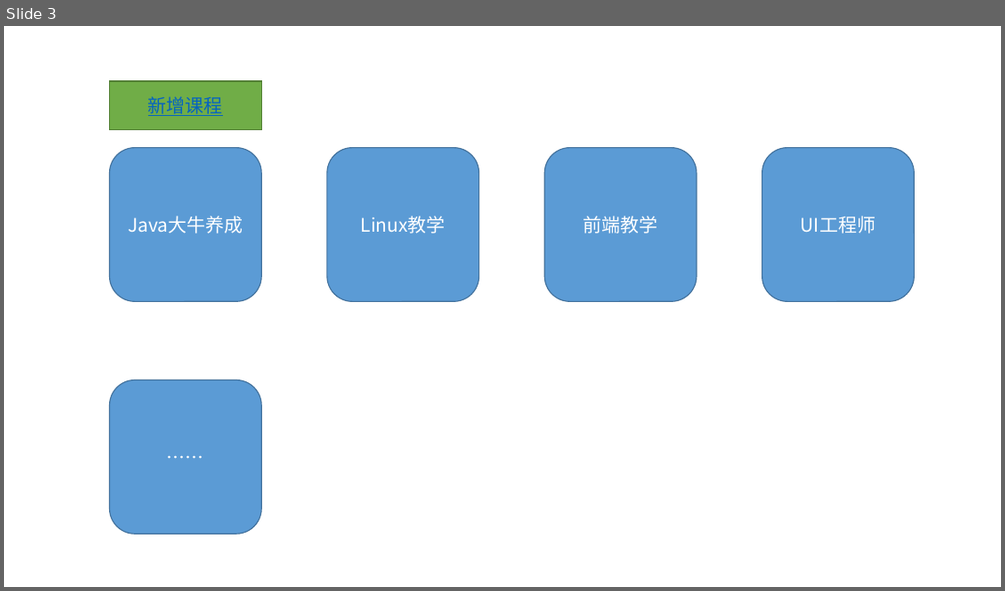
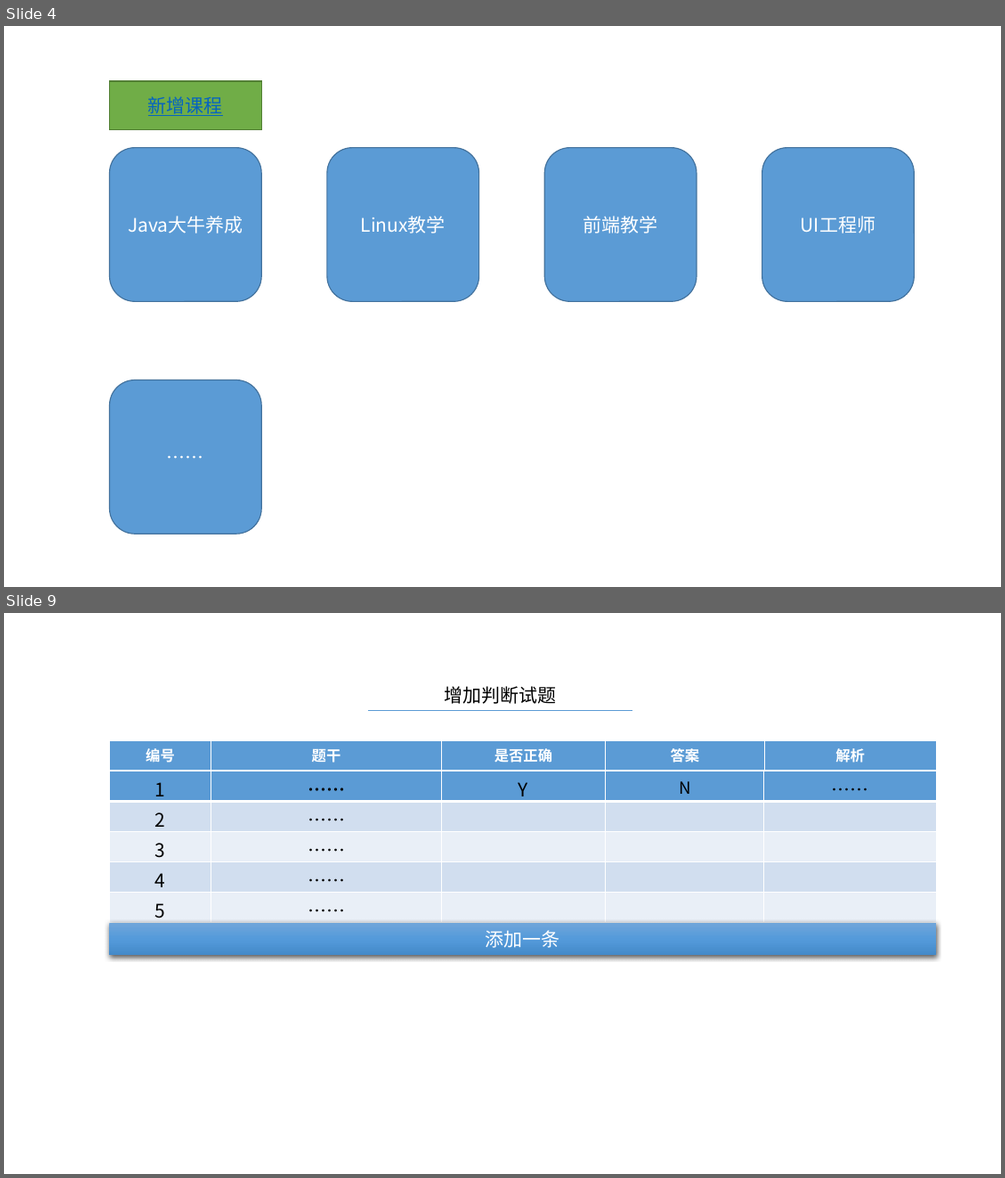
Before and after one commit to peiyanzhaodegithub/-, a slide deck: 原型.pptx. Shown one above the other, each under a label of ours: slide 3 before the commit, slides 4 and 9 after it; the slides between them are not shown. The pictures are 1005x591 and 1005x1178 pixels, drawn with LibreOffice and Linux fonts; fonts in the diff are those of the drawing. Boxes give left, top, right and bottom in pixels: in the first picture for what was removed or moved away, otherwise in the second. Text is boxed around its words. In the diff, an @@ line names an element or a change of style, - is before the commit and + after.

```diff
--- a/原型.pptx
+++ b/原型.pptx
@@ slide 9 added at box(4, 613, 1001, 1174), background #FFFFFF @@
@@ text added at box(444, 686, 556, 704), 18 pt, text #000000 @@
+增加判断试题
@@ line added from (367, 710) to (633, 710), #5B9BD5 0.5 pt @@
@@ table added at box(109, 741, 937, 771), 1 rows, 5 columns @@
+编号 | 题干 | 是否正确 | 答案 | 解析
@@ table added at box(109, 771, 937, 923), 5 rows, 5 columns @@
+1 | …… | Y | N | ……
+2 | …… |  |  | 
+3 | …… |  |  | 
+4 | …… |  |  | 
+5 | …… |  |  | 
@@ rectangle added at box(109, 923, 937, 956), fill gradient #71A6DB to #559BDB to #448ACA, 18 pt, text #FFFFFF @@
+添加一条
@@ what was slide 3 is now slide 4 @@
```
Also in this commit, not shown: 1 slide changed, 5 other slides added, 1 other file.
